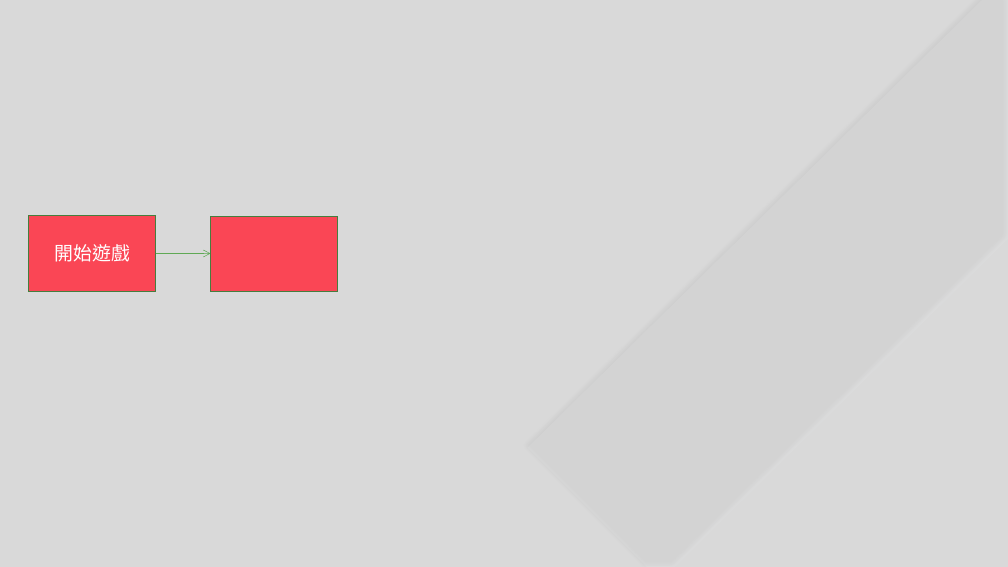
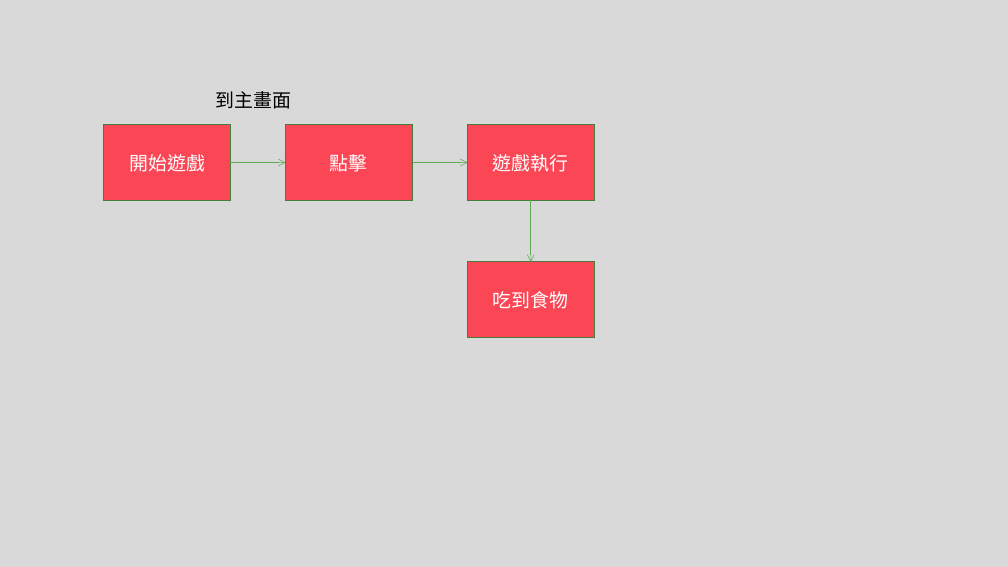
Before and after one commit to asd346119/Snake, a slide deck: slide 3 of 期末程式報告.pptx. Drawn at 1008x567 pixels with LibreOffice and Linux fonts; fonts in the diff are those of the drawing. Boxes give left, top, right and bottom in pixels: in the first picture for what was removed or moved away, otherwise in the second. Text is boxed around its words. In the diff, an @@ line names an element or a change of style, - is before the commit and + after.

```diff
--- a/期末程式報告.pptx
+++ b/期末程式報告.pptx
@@ freeform shape removed at (528,0,1008,567) @@
@@ text added at (216,91,292,109), 18 pt, text #000000 @@
+到主畫面
@@ rectangle "開始遊戲": place and size @@
-rectangle "開始遊戲" at (29,216,156,291)
+rectangle "開始遊戲" at (104,125,231,200)
@@ rectangle added at (285,125,412,200), fill #FA4655, outline #467D3F 1 pt, 18 pt, text #FFFFFF @@
+點擊
@@ rectangle added at (467,125,594,200), fill #FA4655, outline #467D3F 1 pt, 18 pt, text #FFFFFF @@
+遊戲執行
@@ arrow moved from (156, 253) - (210, 253) to (231, 163) - (285, 163) @@
@@ arrow added from (413, 163) to (467, 163), #5FA955 0.5 pt @@
@@ arrow added from (531, 200) to (531, 262), #5FA955 0.5 pt @@
@@ rectangle removed at (210,216,337,292) @@
@@ rectangle added at (467,262,594,337), fill #FA4655, outline #467D3F 1 pt, 18 pt, text #FFFFFF @@
+吃到食物
@@ text in rectangle at (495,291,513,296): text added @@
+$g
```
Also in this commit, not shown: 2 other slides changed.
